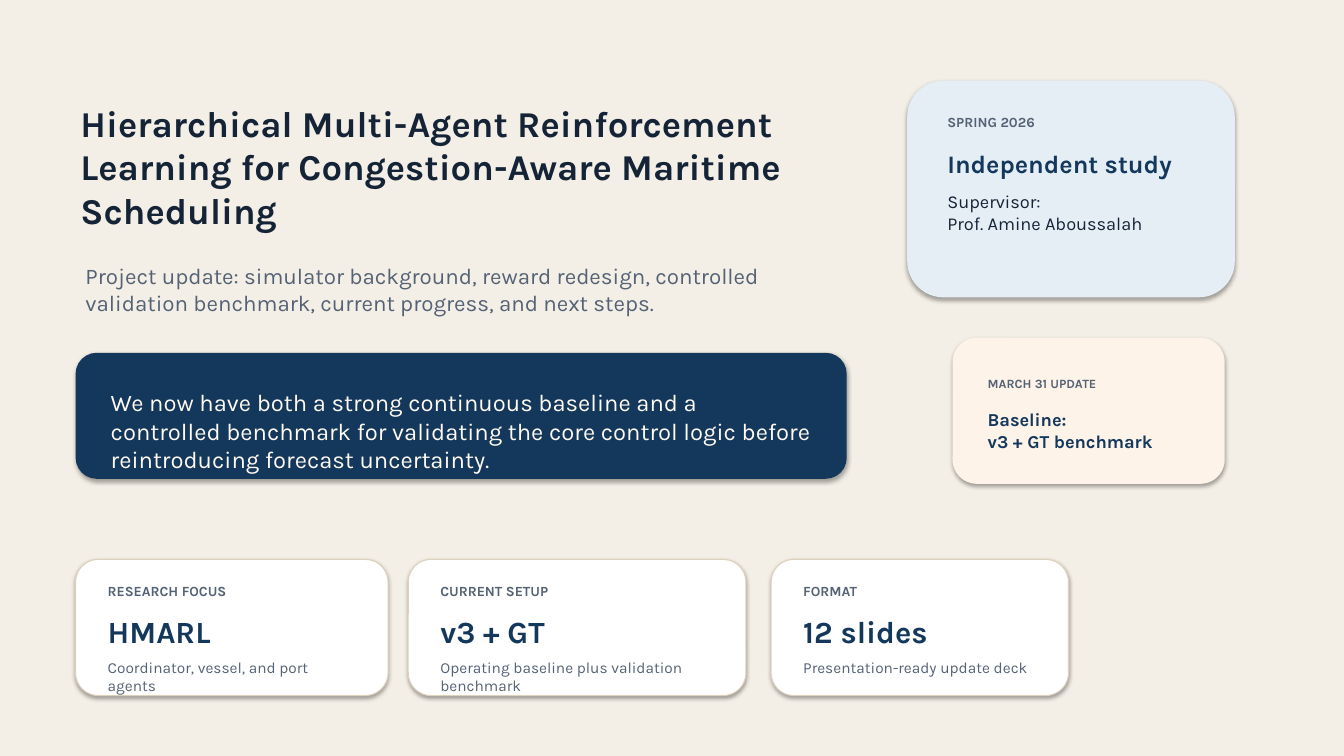
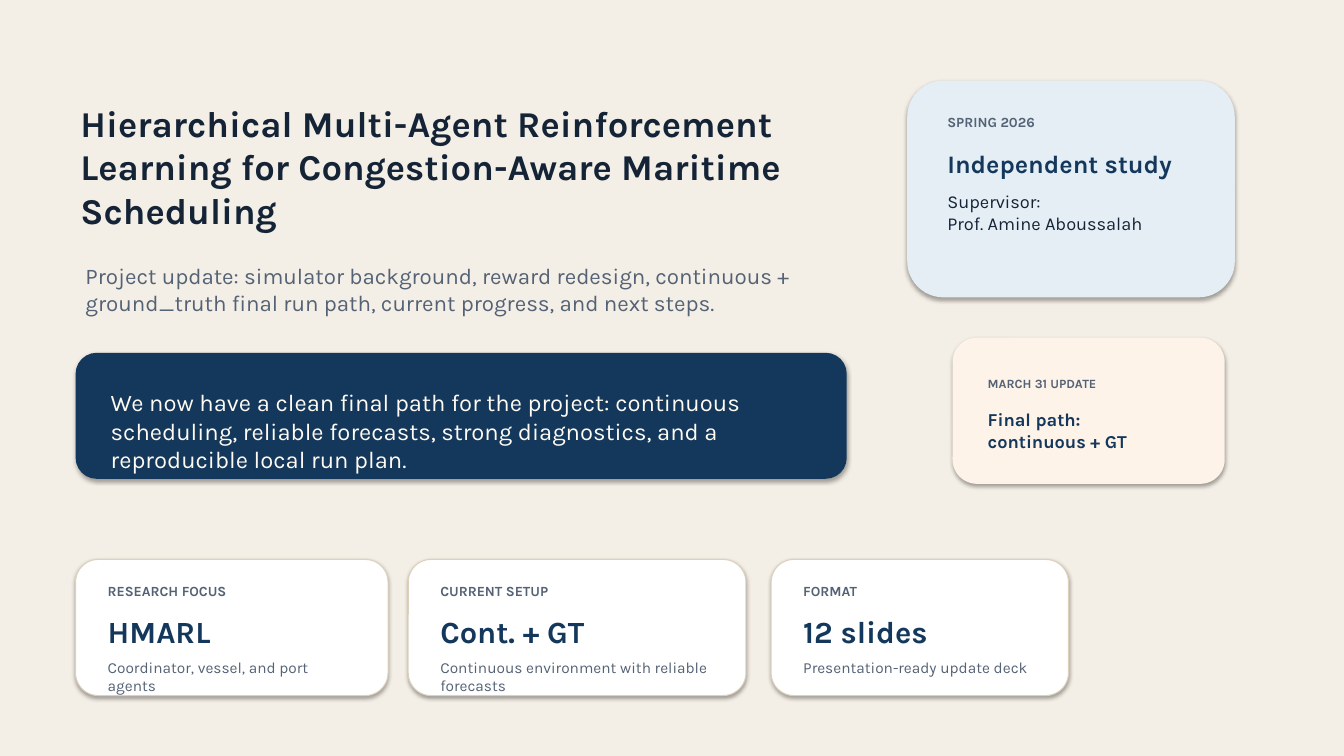
Before and after one commit to zhongnz/qgi_lab_hmarl, a slide deck: slide 1 of docs/reports/2026-03-31_hmarl_project_update_google_slides_import.pptx. Drawn at 1344x756 pixels with LibreOffice and Linux fonts; fonts in the diff are those of the drawing. Boxes give left, top, right and bottom in pixels: in the first picture for what was removed or moved away, otherwise in the second. Text is boxed around its words. In the diff, an @@ line names an element or a change of style, - is before the commit and + after.

Commit message:
Finalize ground-truth runs and reporting

```diff
--- a/docs/reports/2026-03-31_hmarl_project_update_google_slides_import.pptx
+++ b/docs/reports/2026-03-31_hmarl_project_update_google_slides_import.pptx
@@ text at (x1=85, y1=268, x2=772, y2=317): text changed @@
-Project update: simulator background, reward redesign, controlled validation benchmark, current progress, and next steps.
+Project update: simulator background, reward redesign, continuous + ground_truth final run path, current progress, and next steps.
@@ text at (x1=111, y1=394, x2=740, y2=474): text changed @@
-We now have both a strong continuous baseline and a controlled benchmark for validating the core control logic before reintroducing forecast uncertainty.
+We now have a clean final path for the project: continuous scheduling, reliable forecasts, strong diagnostics, and a reproducible local run plan.
@@ text at (x1=988, y1=413, x2=1127, y2=449): text changed @@
-Baseline:
-v3 + GT benchmark
+Final path:
+continuous + GT
@@ text at (x1=440, y1=622, x2=584, y2=644): text changed @@
-v3 + GT
+Cont. + GT
@@ text at (x1=440, y1=662, x2=707, y2=696): text changed @@
-Operating baseline plus validation benchmark
+Continuous environment with reliable forecasts
```
Also in this commit, not shown: 4 other slides changed, 1 slide added, 1 slide removed, 25 other files.
